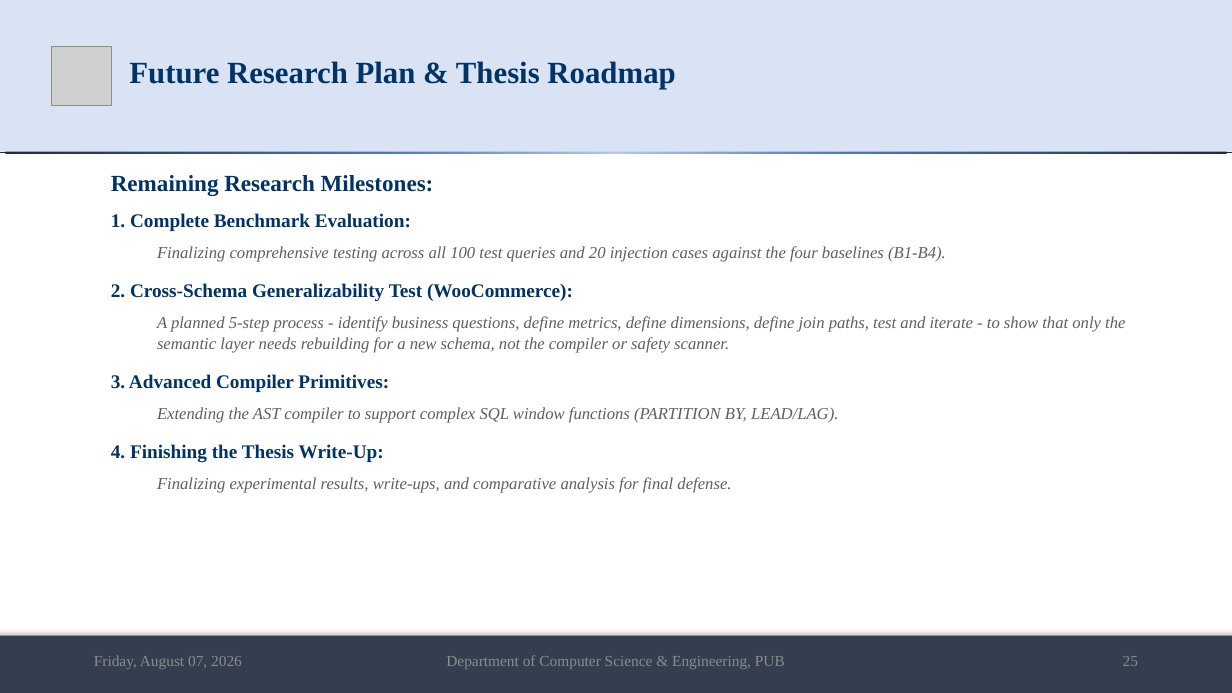
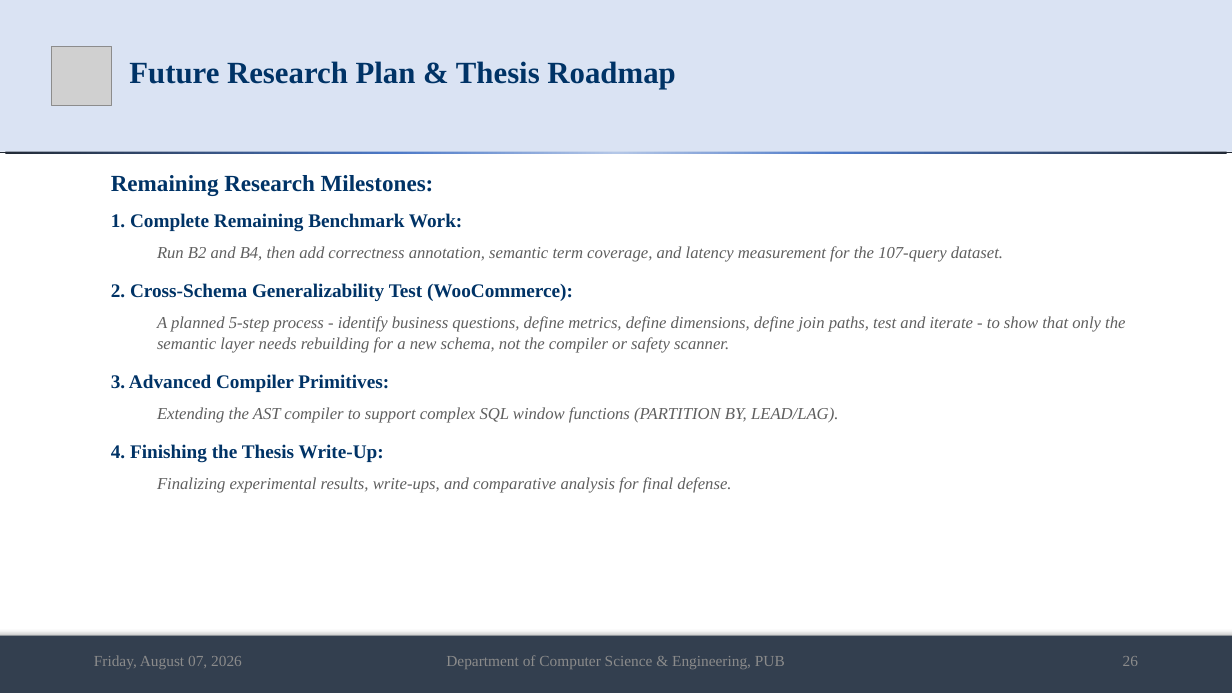
Before and after one commit to md-riaz/AEGIS-Research, a slide deck: slide 26 of docs/scripts/Md_Riaz_Mid_Defense_Final_0322310105101024.pptx (slide 25 before the commit). Drawn at 1232x693 pixels with LibreOffice and Linux fonts; fonts in the diff are those of the drawing; grey boxes stand for pictures. Boxes give left, top, right and bottom in pixels: in the first picture for what was removed or moved away, otherwise in the second. Text is boxed around its words. In the diff, an @@ line names an element or a change of style, - is before the commit and + after.

Commit message:
Refresh thesis benchmark evidence and presentation

```diff
--- a/docs/scripts/Md_Riaz_Mid_Defense_Final_0322310105101024.pptx
+++ b/docs/scripts/Md_Riaz_Mid_Defense_Final_0322310105101024.pptx
@@ text at (x1=111, y1=213, x2=1003, y2=262): text changed @@
-1. Complete Benchmark Evaluation:
-Finalizing comprehensive testing across all 100 test queries and 20 injection cases against the four baselines (B1-B4).
+1. Complete Remaining Benchmark Work:
+Run B2 and B4, then add correctness annotation, semantic term coverage, and latency measurement for the 107-query dataset.
@@ text at (x1=1123, y1=656, x2=1138, y2=666): text changed @@
-25
+26
```
Also in this commit, not shown: 11 other slides changed, 1 slide added, 33 other files.
